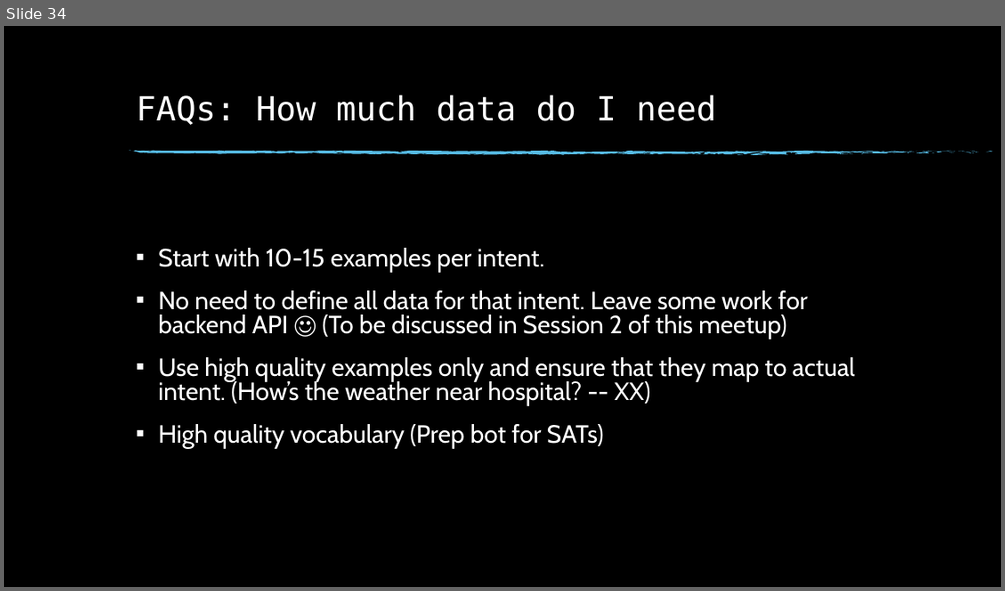
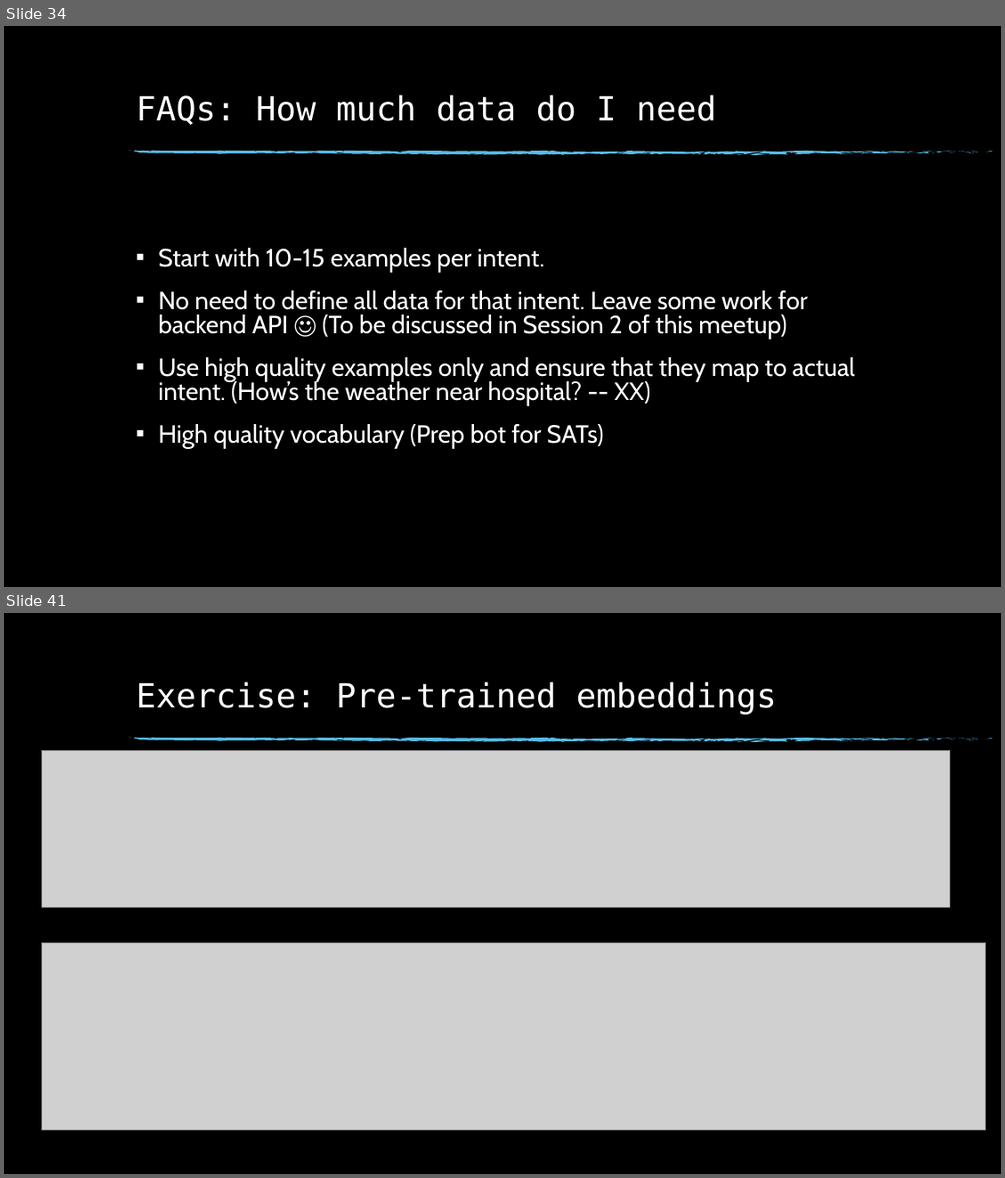
Before and after one commit to dinesh19aug/rasa-workshop, a slide deck: Natural Language Processing Workshop.pptx. Shown one above the other, each under a label of ours: slide 34 before the commit, slides 34 and 41 after it; the slides between them are not shown. The pictures are 1005x591 and 1005x1178 pixels, drawn with LibreOffice and Linux fonts; fonts in the diff are those of the drawing; grey boxes stand for pictures; background and template pictures are left out. Boxes give left, top, right and bottom in pixels: in the first picture for what was removed or moved away, otherwise in the second. Text is boxed around its words. In the diff, an @@ line names an element or a change of style, - is before the commit and + after.

Commit message:
Exercise 4

```diff
--- a/Natural Language Processing Workshop.pptx
+++ b/Natural Language Processing Workshop.pptx
@@ slide 41 added at (4,613,1001,1174), background picture (left out); not listed: 74 template elements that a slide beside it also shows @@
@@ title added at (136,682,777,714), 32 pt, text #FFFFFF @@
+Exercise: Pre-trained embeddings
@@ picture added at (42,750,950,907) @@
@@ picture added at (42,943,985,1130) @@
```
Also in this commit, not shown: 20 other slides added, 18 other files.
